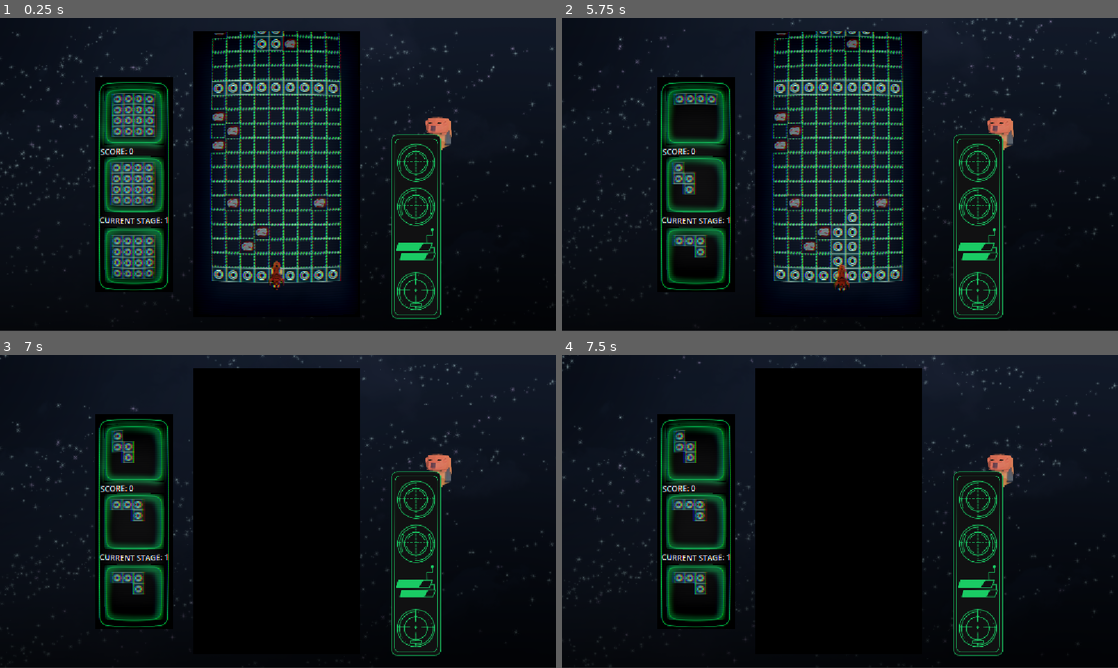
Above: before the commit, frames 1-4 (two rows, left to right).
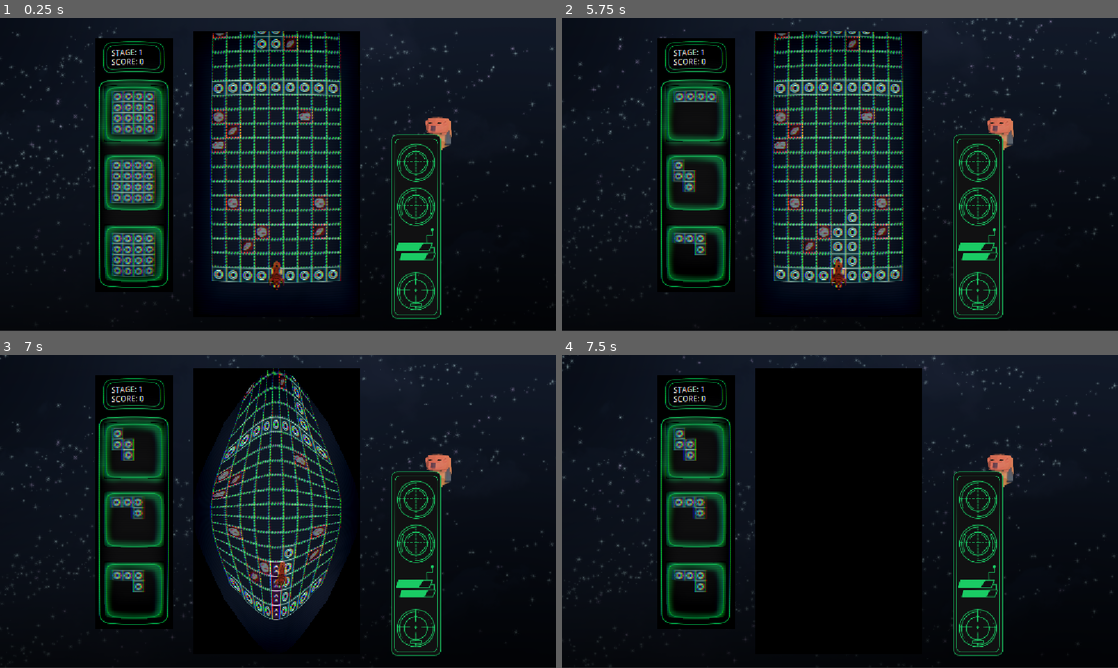
Above: after the commit, the same moments.

Repository: TheDartFrog/SpaceshipBlocksNavGame
Game: Godot game, scene res://scenes/main_game_scene.tscn
The game is run twice, just before and just after one commit, with the same random seed, the same clock (stepped at 60 frames per second) and the same inputs. The engine's default icon, where the game draws it, is replaced by a stand-in: a white triangle on a blue panel in a dark square.
Inputs:
- Up to frame 1 (0.25 s): no input
- Up to frame 2 (5.75 s): hold E (rotate_right) 0.53-1.28 s; tap A (left_click) every 1.5 s from 0.6 to 5.1 s; hold Space (block_down) 1.28-2.03 s; tap D (right_click) at 1.35, 2.85, 4.35 s; hold E (rotate_right) 2.03-3.53 s; hold Q (rotate_left) 3.53-5.03 s; hold Space (block_down) from 5.03 s (still down)
- Up to frame 3 (7 s): release Space (block_down) at 5.78 s; hold E (rotate_right) from 5.78 s (still down); tap D (right_click) at 5.85 s; tap A (left_click) at 6.6 s
- Up to frame 4 (7.5 s): keep holding E (rotate_right); tap D (right_click) at 7.35 s

The runs differ from the first frame. In frame 1, 7.5% of the frame differs, in the area x 17-59%, y 4-88%; in frame 2, 5.9%; in frame 3, 20%, in the area x 17-63%, y 4-90%; in frame 4, 4.6%.

Commit message:
Even more polish
TLDR
Different asteroid sprites, monitor for score, path drawing, fixing wrong path on death

Diff:
--- a/scenes/gridmap_scene.tscn
+++ b/scenes/gridmap_scene.tscn
@@ -1,10 +1,10 @@
 [gd_scene load_steps=5 format=3 uid="uid://d37pip3p5m2yk"]
 
 [ext_resource type="Script" uid="uid://dvib32p7kfjoo" path="res://scripts/gridmap_scene_handler.gd" id="1_kmrlj"]
-[ext_resource type="Texture2D" uid="uid://ctvmrcrrd8vol" path="res://assets/placeholders/tilemap_test.png" id="5_pdmy3"]
+[ext_resource type="Texture2D" uid="uid://c7mq15g567fnd" path="res://assets/tiles_new_newer.png" id="2_ty6u0"]
 
 [sub_resource type="TileSetAtlasSource" id="TileSetAtlasSource_q6a3r"]
-texture = ExtResource("5_pdmy3")
+texture = ExtResource("2_ty6u0")
 texture_region_size = Vector2i(30, 30)
 1:0/0 = 0
 1:0/0/custom_data_1 = true
@@ -12,6 +12,11 @@
 2:0/0 = 0
 2:0/0/custom_data_0 = true
 3:0/0 = 0
+1:1/0 = 0
+1:1/0/custom_data_1 = true
+1:2/0 = 0
+1:2/0/custom_data_1 = true
+2:1/0 = 0
 
 [sub_resource type="TileSet" id="TileSet_ty6u0"]
 tile_size = Vector2i(30, 30)
--- a/scenes/main_game_scene.tscn
+++ b/scenes/main_game_scene.tscn
@@ -19,6 +19,8 @@
 [ext_resource type="Texture2D" uid="uid://bo8iw74adihh4" path="res://assets/Wizja artystyczna nawigacja .png" id="12_jy87q"]
 [ext_resource type="Script" uid="uid://gy8ogv3nfbhp" path="res://scenes/fast_script.gd" id="15_nbtmf"]
 [ext_resource type="PackedScene" uid="uid://bpnk0imqpvfpe" path="res://scenes/rocket_scene.tscn" id="16_4ly7o"]
+[ext_resource type="Texture2D" uid="uid://vbu12m6d5uli" path="res://assets/score_and_rounds_monitor.png" id="20_bwrmh"]
+[ext_resource type="Texture2D" uid="uid://6iefj5a01wph" path="res://assets/placeholders/logo.png" id="21_r7he4"]
 
 [sub_resource type="ShaderMaterial" id="ShaderMaterial_oa6bs"]
 shader = ExtResource("3_d383n")
@@ -167,39 +169,54 @@
 offset_right = 1269.0
 offset_bottom = 696.0
 texture = ExtResource("2_4a4v8")
+metadata/_edit_lock_ = true
+
+[node name="GameLogo" type="Sprite2D" parent="CanvasLayer/MainViewContainer/SubViewport"]
+visible = false
+position = Vector2(173, 69)
+scale = Vector2(0.55, 0.55)
+texture = ExtResource("21_r7he4")
 
 [node name="NextBlocksMonitor" type="SubViewportContainer" parent="CanvasLayer"]
 material = SubResource("ShaderMaterial_utd2t")
 offset_left = 196.0
-offset_top = 123.0
+offset_top = 41.0
 offset_right = 358.0
 offset_bottom = 568.0
 stretch = true
 
 [node name="SubViewport" type="SubViewport" parent="CanvasLayer/NextBlocksMonitor"]
 handle_input_locally = false
-size = Vector2i(162, 445)
+size = Vector2i(162, 527)
 render_target_update_mode = 4
 
 [node name="Background" type="Panel" parent="CanvasLayer/NextBlocksMonitor/SubViewport"]
 offset_right = 165.0
-offset_bottom = 445.0
+offset_bottom = 555.0
 theme = SubResource("Theme_utd2t")
 
 [node name="UpcomingBlocks" parent="CanvasLayer/NextBlocksMonitor/SubViewport" instance=ExtResource("2_u2xxy")]
-position = Vector2(8, 10)
+position = Vector2(8, 87)
+
+[node name="ScoreBackground" type="TextureRect" parent="CanvasLayer/NextBlocksMonitor/SubViewport"]
+offset_left = 16.0
+offset_top = 7.0
+offset_right = 278.0
+offset_bottom = 136.0
+scale = Vector2(0.5, 0.5)
+texture = ExtResource("20_bwrmh")
 
 [node name="CurrentStage" type="Label" parent="CanvasLayer/NextBlocksMonitor/SubViewport"]
-offset_left = 10.0
-offset_top = 285.0
-offset_right = 154.0
-offset_bottom = 342.0
-text = "CURRENT STAGE: 1
+offset_left = 34.0
+offset_top = 18.0
+offset_right = 105.0
+offset_bottom = 67.0
+text = "STAGE: 1
 "
 
 [node name="ScoreLabel" type="Label" parent="CanvasLayer/NextBlocksMonitor/SubViewport"]
-offset_left = 12.0
-offset_top = 141.0
-offset_right = 81.0
-offset_bottom = 164.0
+offset_left = 34.0
+offset_top = 37.0
+offset_right = 103.0
+offset_bottom = 60.0
 text = "SCORE: 0"
--- a/scenes/rocket_scene.tscn
+++ b/scenes/rocket_scene.tscn
@@ -7,5 +7,6 @@
 script = ExtResource("1_tgp61")
 
 [node name="RocketSprite" type="Sprite2D" parent="."]
+rotation = 1.5707964
 scale = Vector2(0.029283274, 0.029283274)
 texture = ExtResource("2_tgp61")
--- a/scripts/gridmap_scene_handler.gd
+++ b/scripts/gridmap_scene_handler.gd
@@ -22,7 +22,7 @@
 
 ## vars
 var map_size: Vector2i
-var max_asteroid_cells: int = randi_range(3, 10)
+var max_asteroid_cells: int = randi_range(6, 12)
 var finish_line: Array = []
 
 func _ready():
@@ -46,11 +46,12 @@
 		cells_to_create_asteroids.append(tilemap_cells_viable_for_asteroids.pick_random())
 
 	for cell in cells_to_create_asteroids:
-		tilemap.set_cell(cell, 3, Vector2(1,0))
+		tilemap.set_cell(cell, 3, Vector2(1,randi_range(0,2)))
 
 	astar_pathfinding.region = tilemap.get_used_rect()
 	astar_pathfinding.cell_size = Vector2(30.0,30.0)
 	astar_pathfinding.default_compute_heuristic = AStarGrid2D.HEURISTIC_MANHATTAN
+	astar_pathfinding.diagonal_mode = AStarGrid2D.DIAGONAL_MODE_NEVER
 
 	astar_pathfinding.update()
 
--- a/scripts/main_game_handler.gd
+++ b/scripts/main_game_handler.gd
@@ -73,8 +73,9 @@
 	print(filtered_array)
 
 	rocket.global_position = current_gridmap.tilemap.to_global(current_gridmap.tilemap.map_to_local(Vector2i(4, 13)))
-
-	stage_counter_label.text = "CURRENT STAGE: " + str(stage_count)
+	rocket.look_at(Vector2(0, -500))
+
+	stage_counter_label.text = "STAGE: " + str(stage_count)
 	score_counter_label.text = "SCORE: " + str(score_count)
 
 
@@ -129,11 +130,22 @@
 	var rocket_position: Vector2i = current_gridmap.tilemap.local_to_map(current_gridmap.tilemap.to_local(rocket.global_position))
 	var end_position = final_position
 
+	for cell in current_gridmap.tilemap.get_used_cells():
+		if current_gridmap.tilemap.get_cell_tile_data(cell) != null:
+			if current_gridmap.tilemap.get_cell_tile_data(cell).get_custom_data("asteroid") == false &&\
+			current_gridmap.tilemap.get_cell_tile_data(cell).get_custom_data("is_stopable") == false:
+				current_gridmap.astar_pathfinding.set_point_solid(cell)
+
 	var end_path = current_gridmap.astar_pathfinding.get_id_path(rocket_position, end_position)
 	var filtered_path = []
 
 	for cell in end_path:
-		filtered_path.append(coords_to_global_pos(current_gridmap.tilemap, cell))
+		if cell != end_path.back():
+			filtered_path.append(coords_to_global_pos(current_gridmap.tilemap, cell))
+
+	for cell in filtered_path:
+		current_gridmap.tilemap.set_cell(current_gridmap.tilemap.local_to_map(current_gridmap.tilemap.to_local(cell)), 3, Vector2i(2,1))
+		await get_tree().create_timer(.1).timeout
 
 	rocket.start_moving(filtered_path)
 
@@ -193,8 +205,12 @@
 	var converted_path: Array = []
 	print("starting position: ", rocket_position, " ending position: ", last_cell_in_path)
 	var path = current_gridmap.astar_pathfinding.get_point_path(rocket_position, last_cell_in_path)
+
+
 	for cell in path:
+		current_gridmap.tilemap.set_cell(current_gridmap.tilemap.local_to_map(cell), 3, Vector2i(2,1))
 		converted_path.append(current_gridmap.tilemap.to_global(cell))
+		await get_tree().create_timer(.1).timeout
 
 	print("path ", converted_path)
 
@@ -254,7 +270,7 @@
 		print("cell set! ", cell)
 
 	stage_count += 1
-	stage_counter_label.text = "CURRENT STAGE: " + str(stage_count)
+	stage_counter_label.text = "STAGE: " + str(stage_count)
 
 	score_count += (map_size.x * map_size.y) - filtered_array_of_roads.size()
 	score_counter_label.text = "SCORE: " + str(score_count)
--- a/scripts/rocket_handler.gd
+++ b/scripts/rocket_handler.gd
@@ -19,10 +19,13 @@
 	if !current_path.is_empty():
 		var target_position = current_path.front() + Vector2(15.0,15.0)
 		global_position = global_position.move_toward(target_position, speed * get_process_delta_time())
+		look_at(target_position)
 		if global_position == target_position && !current_path.is_empty():
 			current_path.pop_front()
 		elif current_path.is_empty():
+			look_at(Vector2(-500, -500))
 			can_move = false
 	else:
 		can_move = false
+		look_at(Vector2(position.x, -500))
 		SignalBus.rocket_finished.emit()
Binary file added: assets/placeholders/logo.png
Not shown, added: assets/placeholders/logo.png.import
Binary file added: assets/score_and_rounds_monitor.png
Not shown, added: assets/score_and_rounds_monitor.png.import
Binary file added: assets/tiles_new_newer.png
Not shown, added: assets/tiles_new_newer.png.import
Binary file added: assets/tileset_more_asteroids.png
Not shown, added: assets/tileset_more_asteroids.png.import
Binary file added: assets/tileset_new.png
Not shown, added: assets/tileset_new.png.import
Not shown: 1 places in scenes/main_game_scene.tscn that only renumber resources
